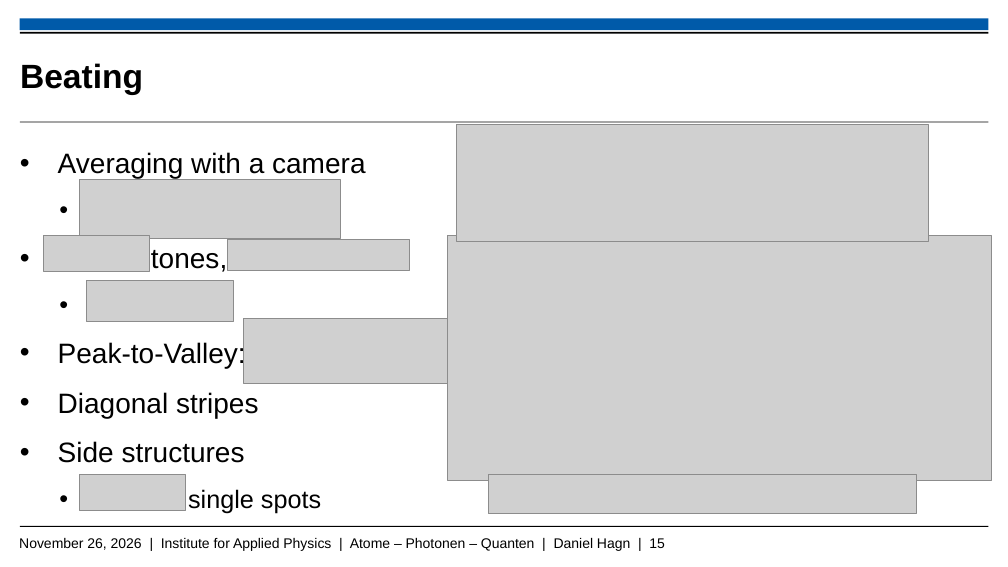
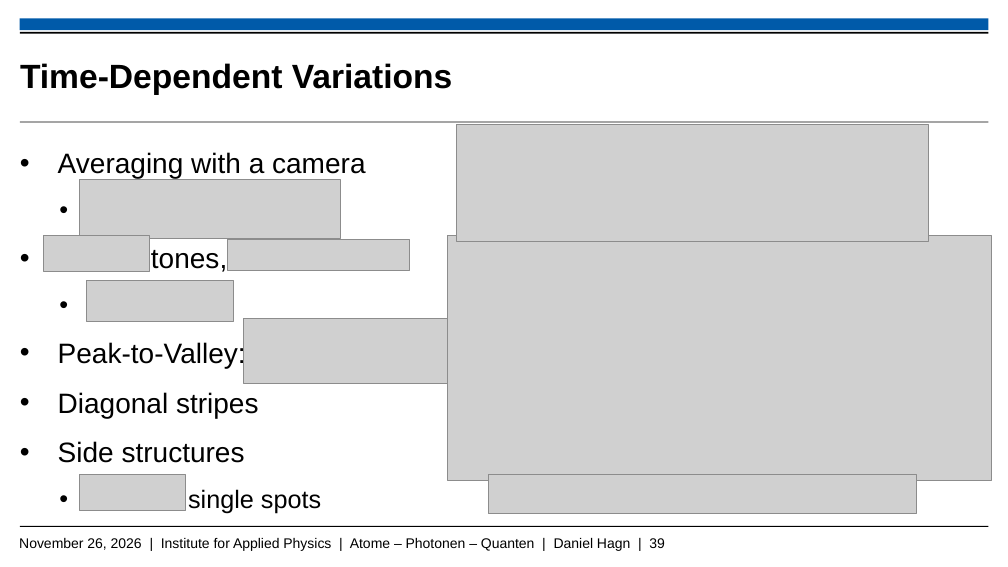
Before and after one commit to Daniel-Hagn-physik/Masterthesis_Backup, a slide deck: slide 39 of Hagn_Daniel_Mastervortrag.pptx (slide 15 before the commit). Drawn at 1008x567 pixels with LibreOffice and Linux fonts; fonts in the diff are those of the drawing; grey boxes stand for pictures; background and template pictures are left out. Boxes give left, top, right and bottom in pixels: in the first picture for what was removed or moved away, otherwise in the second. Text is boxed around its words. In the diff, an @@ line names an element or a change of style, - is before the commit and + after.

```diff
--- a/Hagn_Daniel_Mastervortrag.pptx
+++ b/Hagn_Daniel_Mastervortrag.pptx
@@ title at [20, 63, 453, 95]: text changed @@
-Beating
+Time-Dependent Variations
@@ text at [19, 538, 665, 551]: text changed @@
-November 26, 2026 | Institute for Applied Physics | Atome – Photonen – Quanten | Daniel Hagn | 15
+November 26, 2026 | Institute for Applied Physics | Atome – Photonen – Quanten | Daniel Hagn | 39
```
Also in this commit, not shown: 9 other slides changed, 4 slides added, 3 slides removed.
